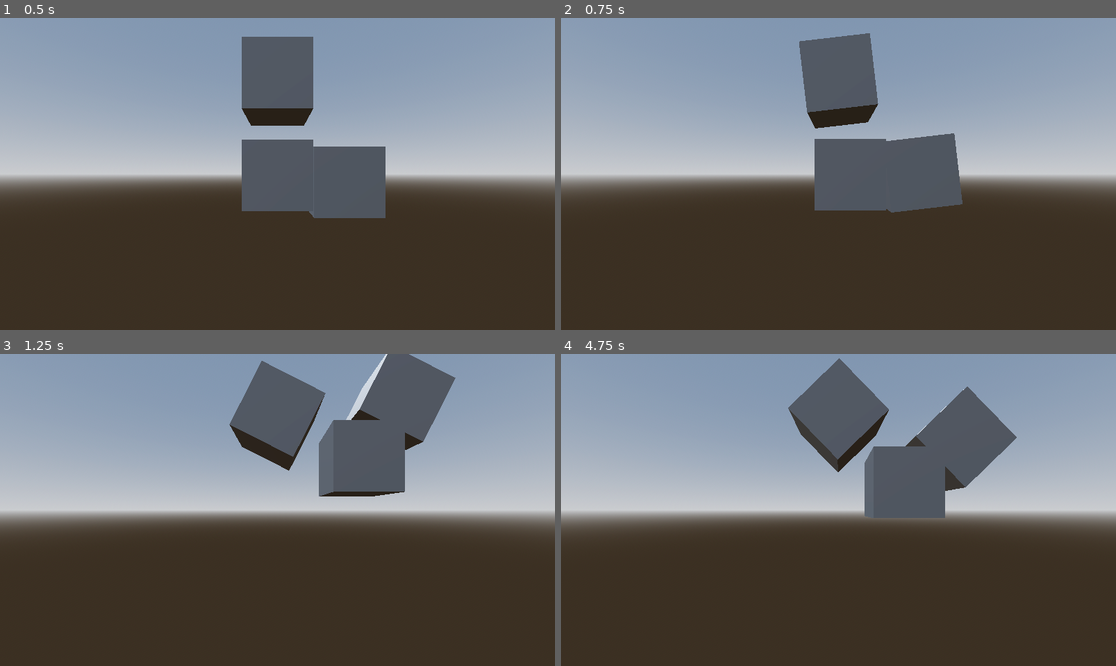
Above: before the commit, frames 1-4 (two rows, left to right).
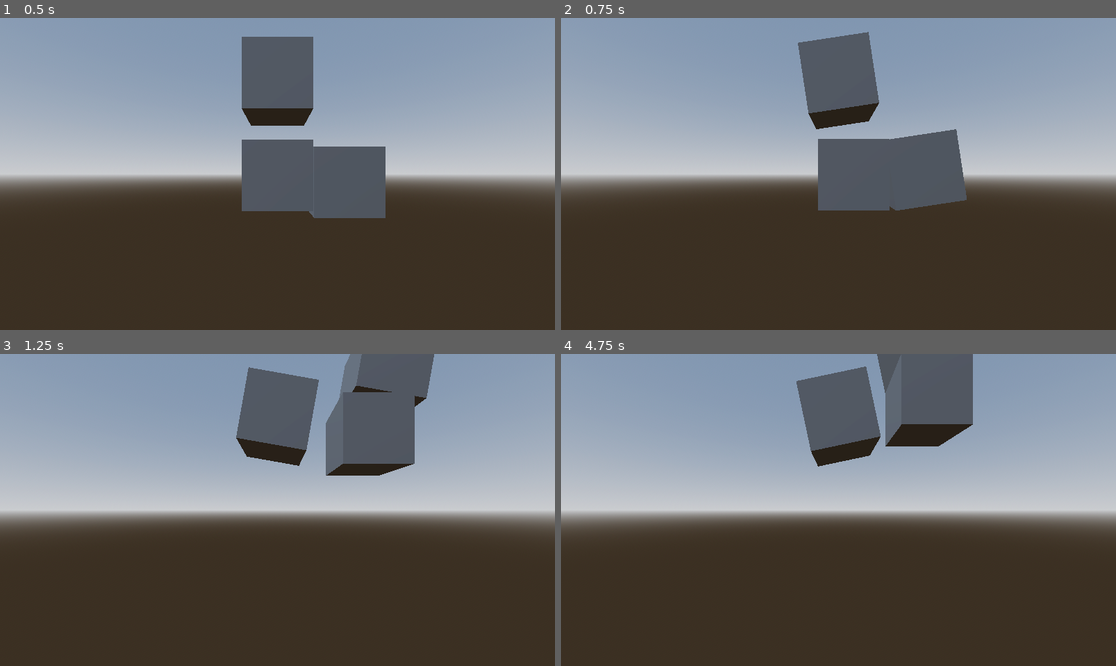
Above: after the commit, the same moments.

Repository: EsbenNyboe/GMTK-Jam-2025
Game: Godot game, scene res://main_scene.tscn
Two runs of this game, one before a commit and one after it. Both use one fixed random seed, a clock stepped at 60 frames per second and the inputs below.
Inputs:
- Up to frame 1 (0.5 s): no input
- Up to frame 2 (0.75 s): tap Enter at 0.5 s; hold Space (swing) from 0.53 s (still down)
- Up to frame 3 (1.25 s): keep holding Space (swing)
- Up to frame 4 (4.75 s): release Space (swing) at 1.28 s; tap Space (swing) at 1.35, 2.85, 4.35 s; hold Space (swing) 2.03-2.78 s; hold Space (swing) 3.53-4.28 s

Frame 1 is identical in both runs. In frame 2, 0.6% of the frame differs, in the area x 42-74%, y 4-63%; in frame 3, 4.9%; in frame 4, 11%, in the area x 40-83%, y 0-53%.

Commit message:
Combine force and torque, and measure speed

Diff:
--- a/main_scene.gd
+++ b/main_scene.gd
@@ -7,18 +7,23 @@
 
 var start_height: float
 var is_above_start_height: bool
+var time_since_last_swing: float = 0
 
 func _ready() -> void:
 	start_height = swing_seat.position.y + 0.1
 
 func _physics_process(delta: float) -> void:
-#	if Input.is_action_pressed("swing"):
-#		swing_mount.apply_torque(Vector3.BACK * torque_amount)
+	if Input.is_action_pressed("swing"):
+		swing_mount.apply_torque(Vector3.BACK * torque_amount)
 
 	if Input.is_action_pressed("swing"):
 		swing_seat.apply_force(Vector3.RIGHT * force_amount)
 
+	time_since_last_swing += delta
 	if swing_seat.position.y > start_height:
 		is_above_start_height = true
 	else:
+		if is_above_start_height:
+			print(time_since_last_swing)
+			time_since_last_swing = 0
 		is_above_start_height = false
--- a/main_scene.tscn
+++ b/main_scene.tscn
@@ -21,7 +21,7 @@
 
 [node name="Main Scene" type="Node3D"]
 script = ExtResource("1_0f027")
-torque_amount = 5.0
+torque_amount = 4.0
 
 [node name="WorldEnvironment" type="WorldEnvironment" parent="."]
 environment = SubResource("Environment_2c62f")
